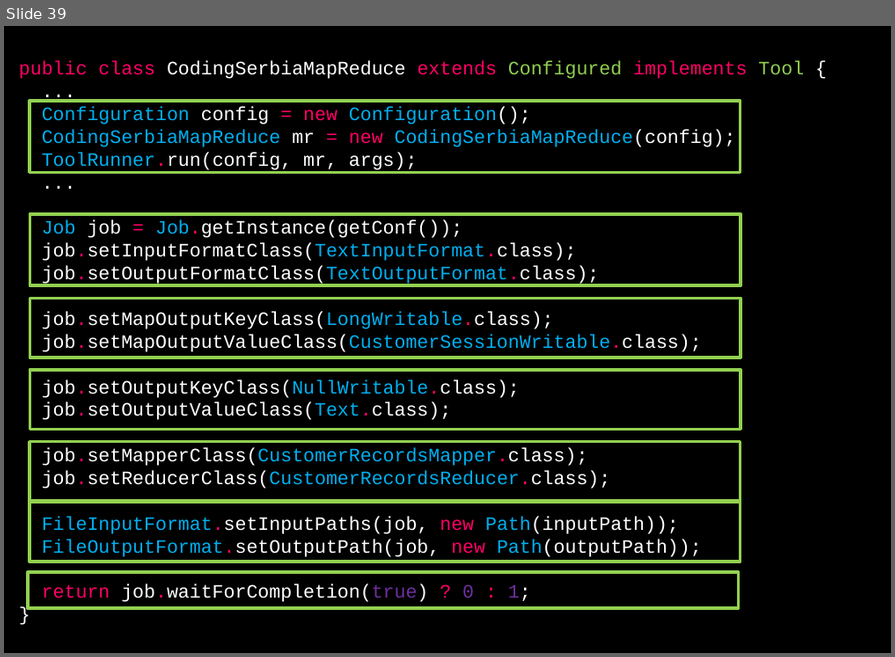
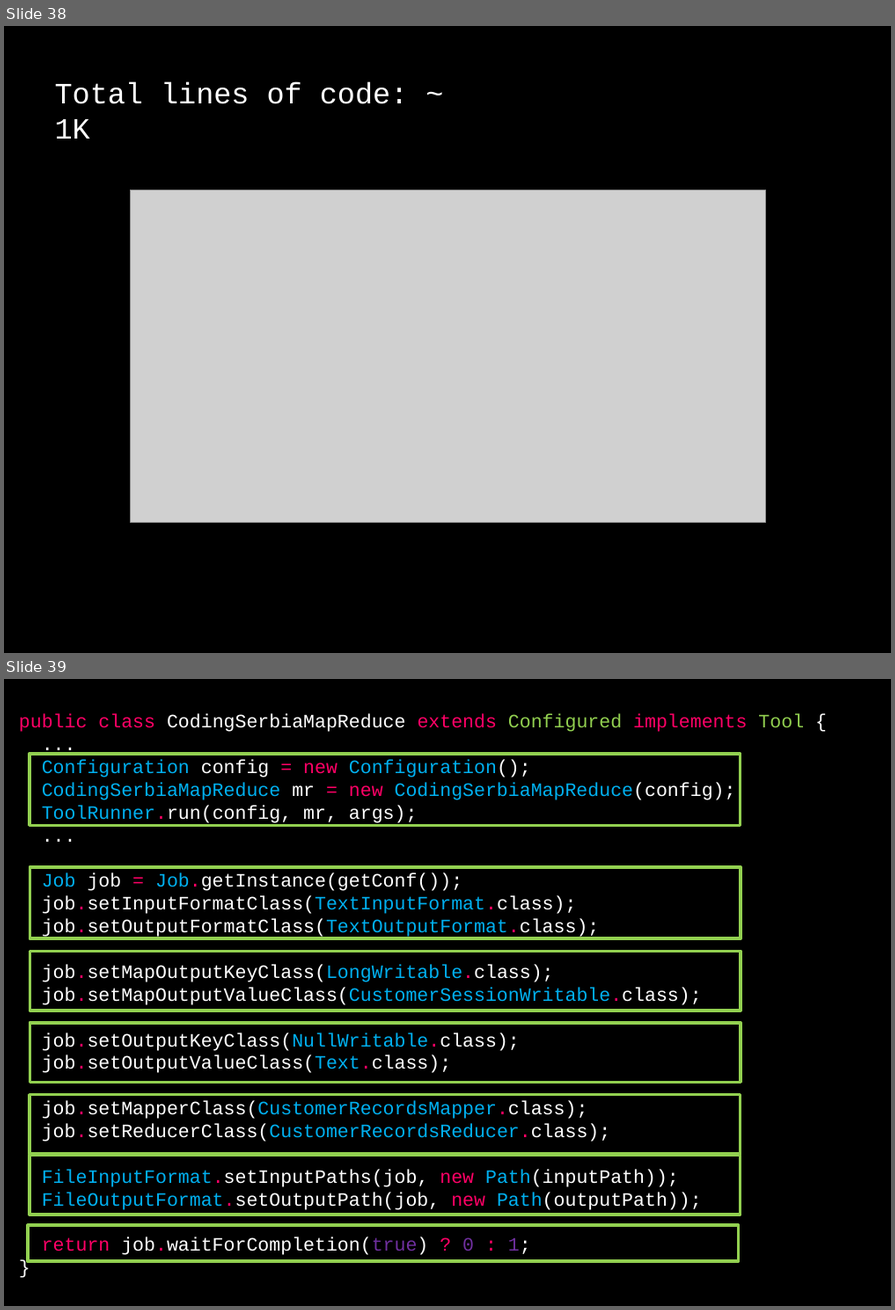
Before and after one commit to dzamurovic/coding-serbia-2014, a slide deck: coding-serbia.pptx. Shown one above the other, each under a label of ours: slide 39 before the commit, slides 38 and 39 after it. The pictures are 895x657 and 895x1310 pixels, drawn with LibreOffice and Linux fonts; fonts in the diff are those of the drawing; grey boxes stand for pictures. Boxes give left, top, right and bottom in pixels: in the first picture for what was removed or moved away, otherwise in the second. Text is boxed around its words. In the diff, an @@ line names an element or a change of style, - is before the commit and + after.

```diff
--- a/coding-serbia.pptx
+++ b/coding-serbia.pptx
@@ slide 38 added at <box>4,26,891,653</box>, background #000000 @@
@@ text added at <box>55,82,408,139</box>, 28 pt, text #FFFFFF @@
+Total lines of code: ~ 1K
@@ picture added at <box>131,191,767,523</box> @@
```
Also in this commit, not shown: 1 slide changed, 1 slide removed.
